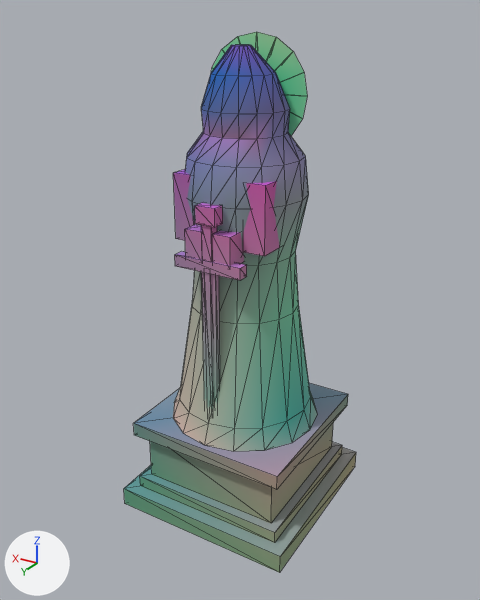
The glTF model assets/kit/statue_saint.glb as it was, and as the next commit left it.
One viewpoint serves both versions: a 50 mm camera at (-1.7, 2.89, 2.68) aimed at (0.01, 0.04, 1.25). Every picture has the same lights, and +X, +Y and +Z are marked at lower left. The first picture is the older version. Mesh edges are drawn as thin lines. Where no turn or scale is listed for an object, it has been applied to the vertices. Vertices at exactly the same position are counted once.

Names of what the first picture shows: 'plinth', 'saint', 'saint_halo', 'saint_sword'.
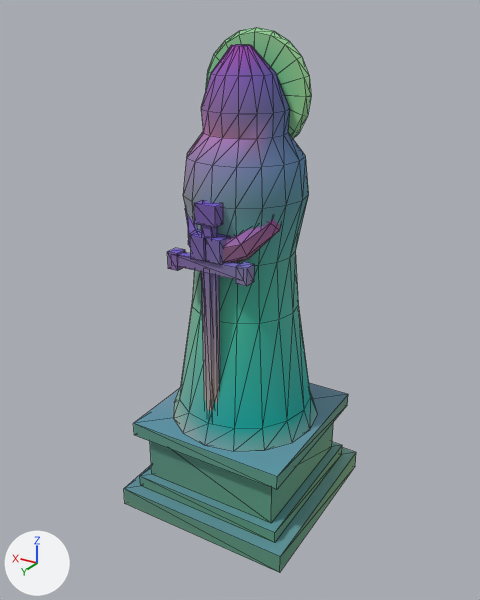
Boxes [x1, y1, x2, y2] around the edits, measured in the pictures (480 x 600 px; the box of a moved part takes in the faces that stretch with it):
'saint_sword', reshaped, recoloured (18% narrower, 11% shorter)
    before: [173, 169, 280, 409]
    after: [167, 200, 255, 413]
'saint_halo', reshaped (9% wider, 8% taller)
    before: [211, 32, 307, 136]
    after: [206, 27, 311, 139]
'saint_sleeve_-1', added
    after: [223, 219, 280, 263]
'saint_sleeve_1', added (mostly hidden)
    after: [185, 207, 201, 247]
part 1 of me_plinth, recoloured
    both: [124, 441, 353, 573]
part 2 of me_plinth, recoloured
    both: [124, 383, 356, 556]
part 3 of me_plinth, recoloured
    both: [138, 406, 356, 554]
part 4 of me_plinth, recoloured
    both: [133, 397, 348, 490]
part 5 of me_saint, recoloured
    both: [173, 45, 317, 451]
part 6 of me_saint_sword, moved or reshaped
    before: [243, 181, 280, 256]
    after: [206, 234, 230, 265]
part 7 of me_saint_sword, moved or reshaped
    before: [212, 231, 244, 266]
    after: [190, 231, 206, 262]
part 8 of me_saint_sword, moved or reshaped
    before: [173, 169, 195, 241]
    after: [201, 272, 220, 405]
part 9 of me_saint_sword, moved or reshaped
    before: [185, 224, 202, 260]
    after: [204, 273, 214, 413]
part 10 of me_saint_sword, moved or reshaped
    before: [201, 272, 220, 405]
    after: [178, 252, 240, 279]
part 11 of me_saint_sword, moved or reshaped
    before: [204, 273, 214, 409]
    after: [236, 262, 255, 286]
part 12 of me_saint_sword, moved or reshaped
    before: [175, 251, 247, 280]
    after: [167, 248, 185, 271]
part 13 of me_saint_sword, recoloured
    before: [173, 169, 280, 409]
    after: [167, 200, 255, 413]

Patch to the scene script:
```diff
--- a/assets/kit/statue_saint.glb.py
+++ b/assets/kit/statue_saint.glb.py
@@ me_plinth @@
 me_plinth.from_pydata(...)  # 32 vertices, 48 faces; spans x -0.52..0.52, y -0.52..0.52, z 0.0..0.55
+# me_plinth part 1: 21 faces centred in x -0.52..0.52, y -0.52..0.52, z 0.0..0.47 are repainted in the vertex colours; the middle colour goes from green #a6e8c0 to green #86d8c0
+# me_plinth part 2: 8 faces centred in x -0.173..0.173, y -0.173..0.173, z 0.11..0.55 are repainted in the vertex colours; the middle colour goes from cyan #b8e5f7 to cyan #92d9f7
+# me_plinth part 3: 8 faces centred in x -0.52..-0.133, y -0.173..0.46, z 0.073..0.523 are repainted in the vertex colours; the middle colour goes from pale yellow #e4e1c3 to green #86e3c3
+# me_plinth part 4: 11 faces centred in x -0.46..0.46, y -0.52..0.46, z 0.073..0.523 are repainted in the vertex colours; the middle colour goes from pale green #cfe4cc to green #a9dacc
 me_plinth.materials.append(mat_m_stone_dark)
@@ me_saint @@
 me_saint.from_pydata(...)  # 160 vertices, 316 faces; spans x -0.43..0.43, y -0.43..0.43, z 0.0..2.0
+# me_saint part 5: 316 faces centred in x -0.4..0.4, y -0.4..0.4, z 0.0..2.0 are repainted in the vertex colours, in many colours
 me_saint.materials.append(mat_m_stone)
@@ me_saint_sword @@
-me_saint_sword.from_pydata(...)  # 72 vertices, 108 faces; spans x -0.26..0.26, y 0.04..0.375, z 0.55..1.96
+me_saint_sword.from_pydata(...)  # 72 vertices, 108 faces; spans x -0.23..0.23, y 0.29..0.38, z 0.55..1.86
+# me_saint_sword part 6: the loose piece of 8 vertices spanning x -0.26..-0.14, y 0.04..0.26, z 1.62..1.96 is scaled about its middle by (0.667, 0.409, 0.353), then moved by (0.155, 0.185, -0.15)
+# me_saint_sword part 7: the loose piece of 8 vertices spanning x -0.13..-0.03, y 0.2..0.36, z 1.56..1.72 is scaled about its middle by (0.8, 0.562, 0.75), then moved by (0.125, 0.055, 0.0)
+# me_saint_sword part 8: the loose piece of 8 vertices spanning x 0.14..0.26, y 0.04..0.26, z 1.62..1.96 is scaled about its middle by (0.7, 0.136, 2.91), then moved by (-0.2, 0.19, -0.745)
+# me_saint_sword part 9: the loose piece of 8 vertices spanning x 0.03..0.13, y 0.2..0.36, z 1.56..1.72 is scaled about its middle by (0.36, 0.35, 6.19), then moved by (-0.08, 0.06, -0.595)
+# me_saint_sword part 10: the loose piece of 8 vertices spanning x -0.042..0.042, y 0.325..0.355, z 0.55..1.54 is scaled about its middle by (5, 2, 0.0606), then moved by (0.0, 0.0, 0.505)
+# me_saint_sword part 11: the loose piece of 8 vertices spanning x -0.018..0.018, y 0.315..0.365, z 0.55..1.54 is scaled about its middle by (1.67, 1.4, 0.0909), then moved by (-0.2, 0.0, 0.5)
+# me_saint_sword part 12: the loose piece of 8 vertices spanning x -0.19..0.19, y 0.31..0.37, z 1.52..1.58 is scaled about its middle by (0.158, 1.17, 1.5), then moved by (0.2, 0.0, -0.005)
+# me_saint_sword part 13: 108 faces centred in x -0.26..0.26, y 0.04..0.375, z 0.55..1.96 are repainted in the vertex colours, in many colours
+# other edits to the shape of me_saint_sword do not show in these pictures
 me_saint_sword.materials.append(mat_m_stone_trim)
@@ me_saint_halo @@
-me_saint_halo.from_pydata(...)  # 48 vertices, 92 faces; spans x -0.28..0.28, y -0.015..0.015, z -0.28..0.28
+me_saint_halo.from_pydata(...)  # 100 vertices, 196 faces; spans x -0.3..0.3, y -0.018..0.018, z -0.3..0.3
+# me_saint_halo part 14: 48 vertices removed from x -0.28..0.28, y -0.015..0.015, z -0.28..0.28; 100 vertices added at x -0.3..0.3, y -0.018..0.018, z -0.3..0.3
 me_saint_halo.materials.append(mat_m_stone_trim)
@@ ob_saint_sleeve_1 @@
+ob_saint_sleeve_1 = bpy.data.objects.new('saint_sleeve_1', me_saint_sleeve_1)  # 32 vertices, 60 faces; spans x -0.001..0.277, y -0.038..0.366, z 1.556..1.974
+ob_saint_sleeve_1.location = (0.0, 0.0, 0.0)
@@ ob_saint_sleeve__1 @@
+ob_saint_sleeve__1 = bpy.data.objects.new('saint_sleeve_-1', me_saint_sleeve__1)  # 32 vertices, 60 faces; spans x -0.277..0.001, y -0.038..0.366, z 1.556..1.974
+ob_saint_sleeve__1.location = (0.0, 0.0, 0.0)
```
